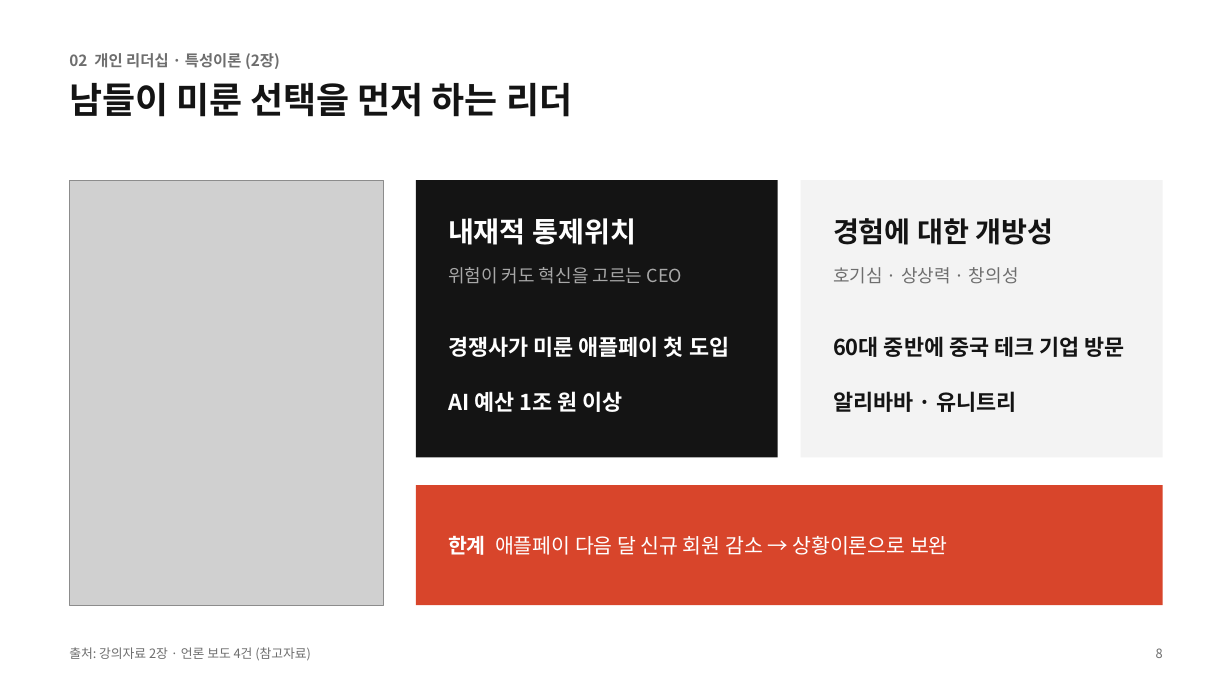
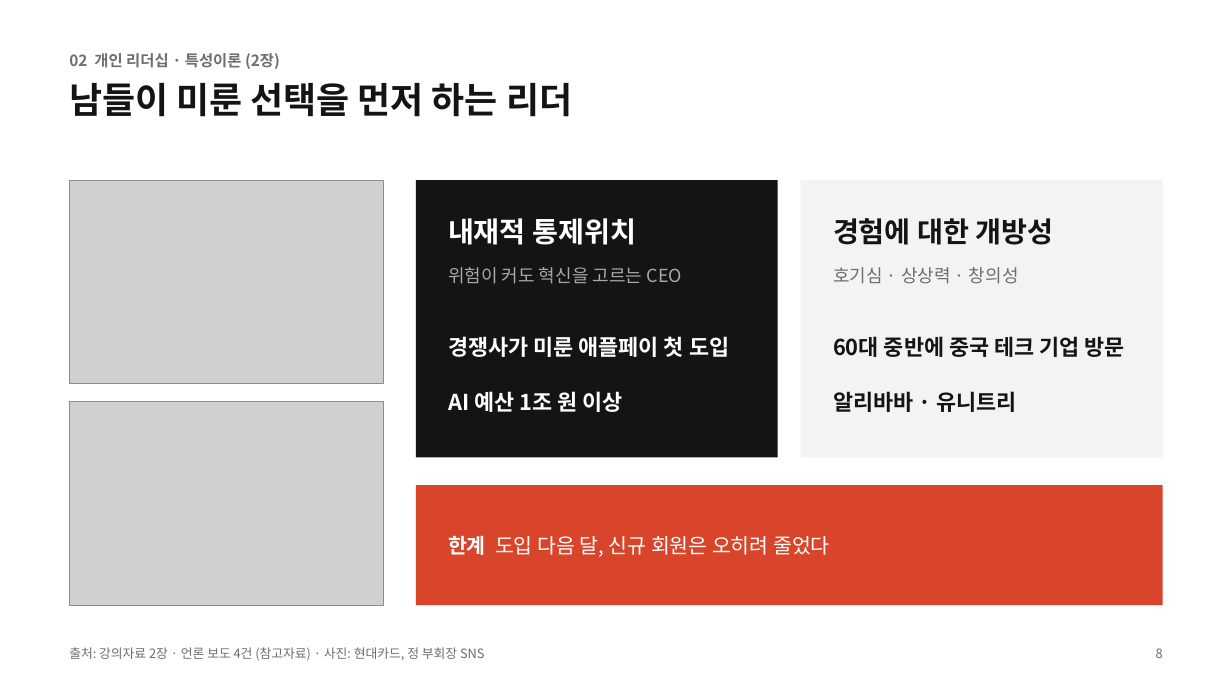
Before and after one commit to NATHAN18-ABLE/for-nathan, a slide deck: slide 8 of leadership-ppt/leadership-final.pptx. Drawn at 1232x693 pixels with LibreOffice and Linux fonts; fonts in the diff are those of the drawing; grey boxes stand for pictures. Boxes give left, top, right and bottom in pixels: in the first picture for what was removed or moved away, otherwise in the second. Text is boxed around its words. In the diff, an @@ line names an element or a change of style, - is before the commit and + after.

```diff
--- a/leadership-ppt/leadership-final.pptx
+++ b/leadership-ppt/leadership-final.pptx
@@ picture removed at (x1=69, y1=180, x2=384, y2=605) @@
@@ picture added at (x1=69, y1=180, x2=384, y2=384) @@
@@ picture added at (x1=69, y1=402, x2=384, y2=605) @@
@@ text at (x1=448, y1=536, x2=830, y2=557): text changed @@
-한계 애플페이 다음 달 신규 회원 감소 → 상황이론으로 보완
+한계 도입 다음 달, 신규 회원은 오히려 줄었다
@@ text at (x1=69, y1=647, x2=485, y2=661): text changed @@
-출처: 강의자료 2장 · 언론 보도 4건 (참고자료)
+출처: 강의자료 2장 · 언론 보도 4건 (참고자료) · 사진: 현대카드, 정 부회장 SNS
```
Also in this commit, not shown: 7 other slides changed, 8 other files.
